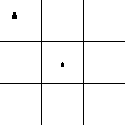
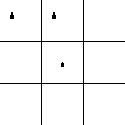
Before/after of a w=125, h=125 layered artwork. What changed in the layer stack:
painted on "Grid" over [10, 12, 56, 19]
